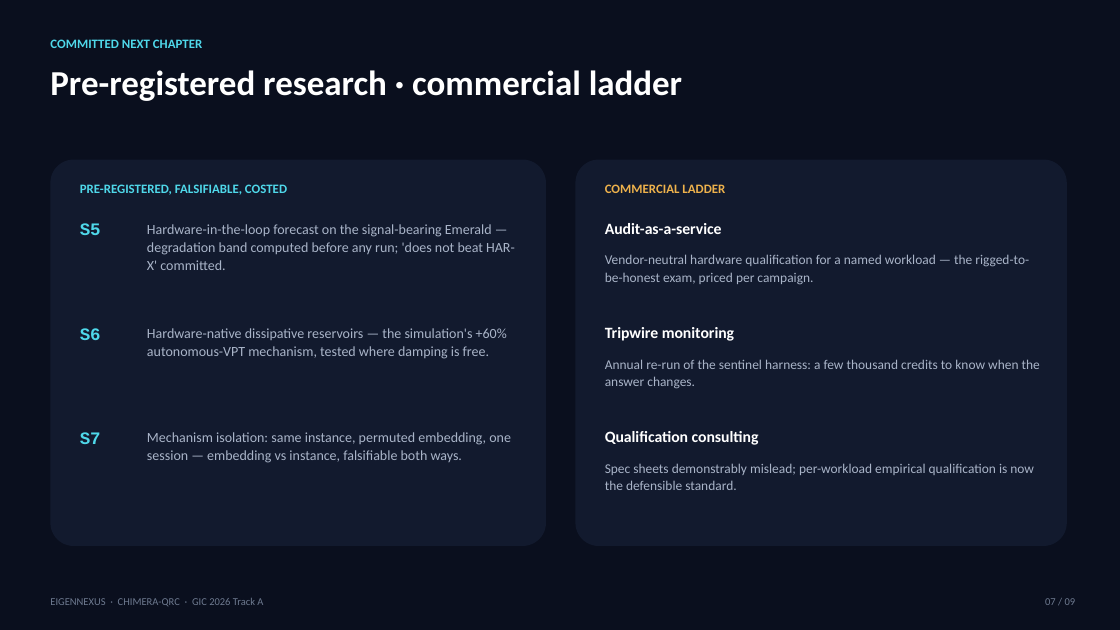
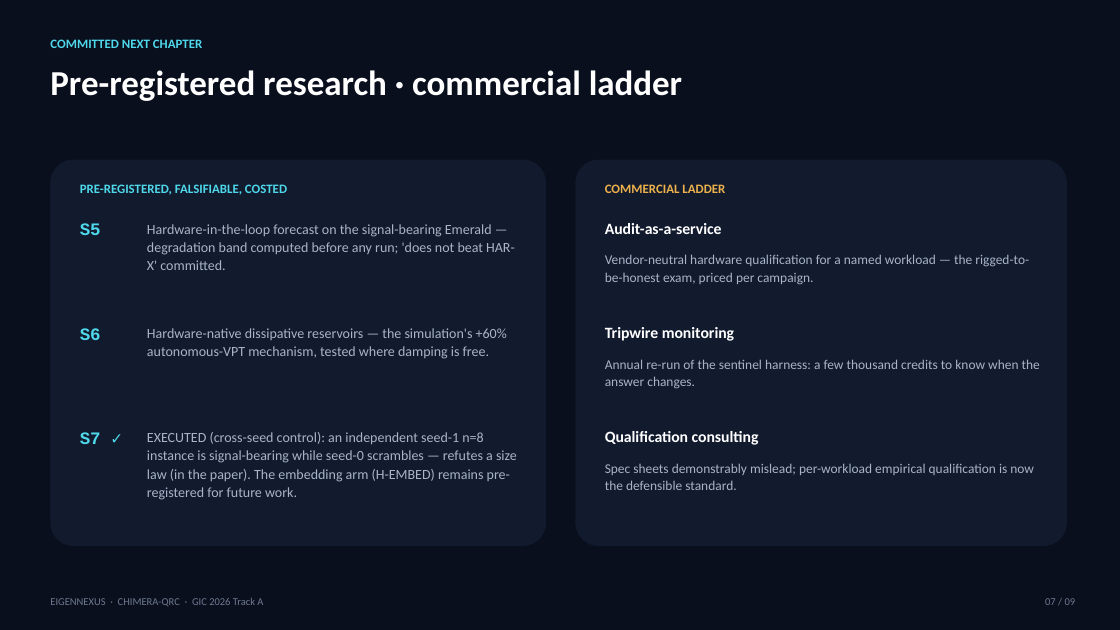
Before and after one commit to christianmetzl/potomac_dynamicsystemsforecasting, a slide deck: slide 7 of docs/EIGENNEXUS_CxO_Deck.pptx. Drawn at 1120x630 pixels with LibreOffice and Linux fonts; fonts in the diff are those of the drawing. Boxes give left, top, right and bottom in pixels: in the first picture for what was removed or moved away, otherwise in the second. Text is boxed around its words. In the diff, an @@ line names an element or a change of style, - is before the commit and + after.

```diff
--- a/docs/EIGENNEXUS_CxO_Deck.pptx
+++ b/docs/EIGENNEXUS_CxO_Deck.pptx
@@ text at [147,432,517,500]: text changed @@
-Mechanism isolation: same instance, permuted embedding, one session — embedding vs instance, falsifiable both ways.
+EXECUTED (cross-seed control): an independent seed-1 n=8 instance is signal-bearing while seed-0 scrambles — refutes a size law (in the paper). The embedding arm (H-EMBED) remains pre-registered for future work.
```
Also in this commit, not shown: 4 other slides changed, 8 other files.
